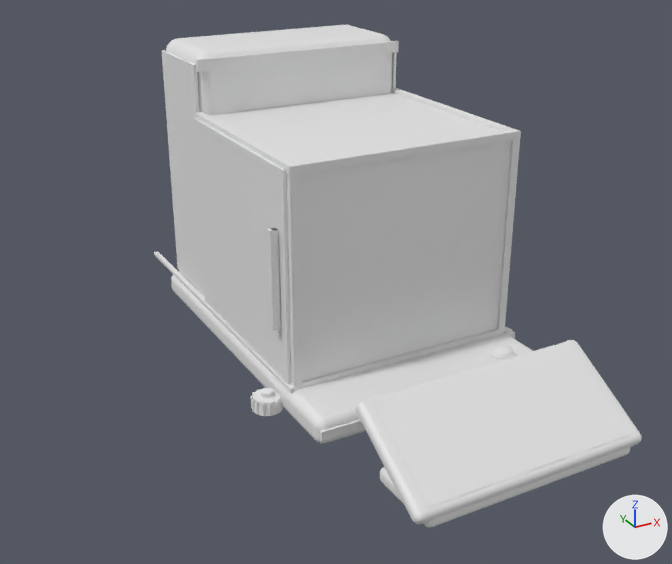
The glTF model modeller/terazi.glb: old version first, new version second.
Rendered twice from a 50 mm lens placed at (-0.419, -0.715, 0.434), pointed at (-0.051, -0.045, 0.1). Every picture has the same lights, and +X, +Y and +Z are marked at lower right. The picture after the commit comes second. Materials are left out; every surface is plain grey. Where no turn or scale is listed for an object, it has been applied to the vertices. Vertices at exactly the same position are counted once.
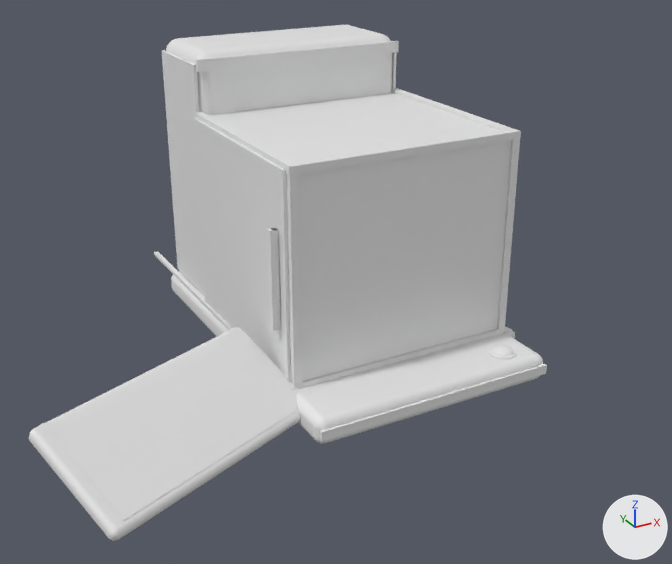
The newer file is also turned or shifted as a whole; pictures and numbers use the older file's frame.

What differs and where, as boxes (x1, y1, x2, y2) in the pictures (672 x 564 px):
'Mesh_94', reshaped (93% narrower, 90% shorter)
    before: (378, 352, 631, 507)
    after: (38, 423, 55, 437)
'Mesh_93', reshaped (not visible before)
    after: (53, 338, 299, 521)
'Mesh_90', reshaped
    before: (380, 447, 631, 528)
    after: (29, 327, 301, 541)
'Mesh_91', reshaped
    before: (356, 340, 642, 524)
    after: (55, 410, 297, 520)
'Mesh_92', reshaped (not visible afterwards)
    before: (378, 412, 631, 507)
part 2 of me_mesh_91, deleted
    before: (356, 340, 642, 524)
part 3 of me_mesh_91, added
    after: (55, 410, 297, 520)
part 6 of me_mesh_94, added
    after: (38, 423, 55, 437)
part 7 of me_mesh_94, deleted
    before: (378, 352, 631, 507)

Patch to the scene script:
```diff
--- a/modeller/terazi.glb.py
+++ b/modeller/terazi.glb.py
@@ me_mesh_90 @@
 # used by ob_mesh_90; location = (0.0, -0.2358, 0.007)
-me_mesh_90.from_pydata(...)  # 488 vertices, 972 faces; spans x -0.1..0.1, y -0.035..0.035, z -0.007..0.007
+me_mesh_90.from_pydata(...)  # 488 vertices, 972 faces; spans x -0.338..-0.102, y 0.051..0.219, z 0.0..0.058
+# me_mesh_90 part 1: 488 of 488 vertices moved; they spanned x -0.1..0.1, y -0.035..0.035, z -0.007..0.007 and now span x -0.338..-0.102, y 0.051..0.219, z 0.0..0.058; mean shift (-0.22, 0.135, 0.029)
@@ me_mesh_91 @@
 # used by ob_mesh_91; location = (0.0, -0.2258, 0.036)
-me_mesh_91.from_pydata(...)  # 488 vertices, 972 faces; spans x -0.11..0.11, y -0.046..0.046, z -0.029..0.029
+me_mesh_91.from_pydata(...)  # 8 vertices, 12 faces; spans x -0.322..-0.113, y 0.048..0.191, z -0.017..0.025
+# me_mesh_91 part 2: 488 vertices removed from x -0.11..0.11, y -0.046..0.046, z -0.029..0.029
+# me_mesh_91 part 3: 8 vertices added at x -0.322..-0.113, y 0.048..0.191, z -0.017..0.025
@@ me_mesh_92 @@
 # used by ob_mesh_92; location = (0.0, -0.232, 0.0396)
-me_mesh_92.from_pydata(...)  # 8 vertices, 12 faces; spans x -0.098..0.098, y -0.036..0.036, z -0.021..0.021
+me_mesh_92.from_pydata(...)  # 4 vertices, 2 faces; spans x -0.315..-0.12, y 0.06..0.191, z -0.018..0.019
+# me_mesh_92 part 4: the whole mesh is rebuilt
+# other edits to the shape of me_mesh_92 do not show in these pictures
@@ me_mesh_93 @@
 # used by ob_mesh_93; location = (0.0, -0.2322, 0.0402)
-me_mesh_93.from_pydata(...)  # 4 vertices, 2 faces; spans x -0.093..0.093, y -0.032..0.032, z -0.018..0.018
-me_mesh_93.vertices[0].co = (-0.093, 0.032, 0.018)  # pixel (386, 413)
-me_mesh_93.vertices[1].co = (-0.093, -0.032, -0.018)  # pixel (432, 499)
-me_mesh_93.vertices[2].co = (0.093, 0.032, 0.018)  # pixel (572, 357)
-me_mesh_93.vertices[3].co = (0.093, -0.032, -0.018)  # pixel (622, 431)
+me_mesh_93.from_pydata(...)  # 4 vertices, 2 faces; spans x -0.322..-0.113, y 0.054..0.197, z -0.02..0.021
+# me_mesh_93 part 5
+me_mesh_93.vertices[0].co = (-0.322, 0.12, 0.021)  # pixel (53, 435)
+me_mesh_93.vertices[1].co = (-0.294, 0.054, -0.02)  # pixel (123, 520)
+me_mesh_93.vertices[2].co = (-0.141, 0.197, 0.021)  # pixel (240, 338)
+me_mesh_93.vertices[3].co = (-0.113, 0.13, -0.02)
@@ me_mesh_94 @@
 # used by ob_mesh_94; location = (0.0, -0.2323, 0.0403)
-me_mesh_94.from_pydata(...)  # 4 vertices, 2 faces; spans x -0.098..0.098, y -0.036..0.036, z -0.021..0.021
+me_mesh_94.from_pydata(...)  # 33 vertices, 32 faces; spans x -0.331..-0.319, y 0.12..0.131, z 0.02..0.027
+# me_mesh_94 part 6: 33 vertices added at x -0.331..-0.319, y 0.12..0.131, z 0.02..0.027
+# me_mesh_94 part 7: 4 vertices removed from x -0.098..0.098, y -0.036..0.036, z -0.021..0.021
```
